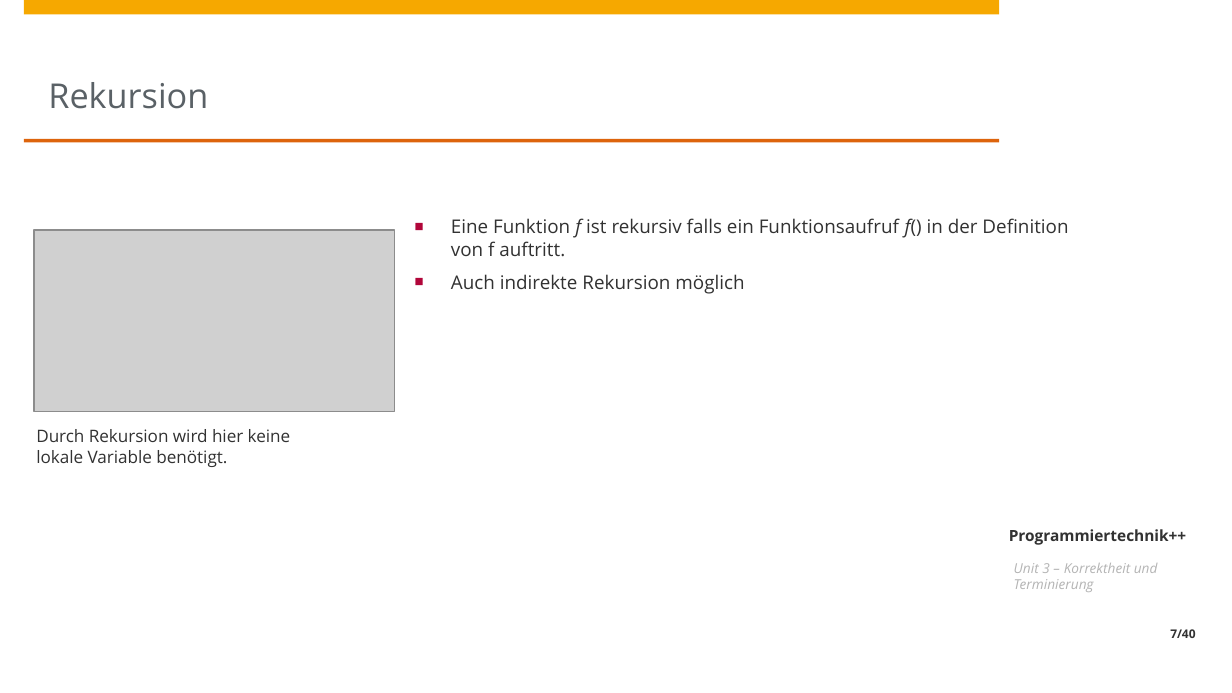
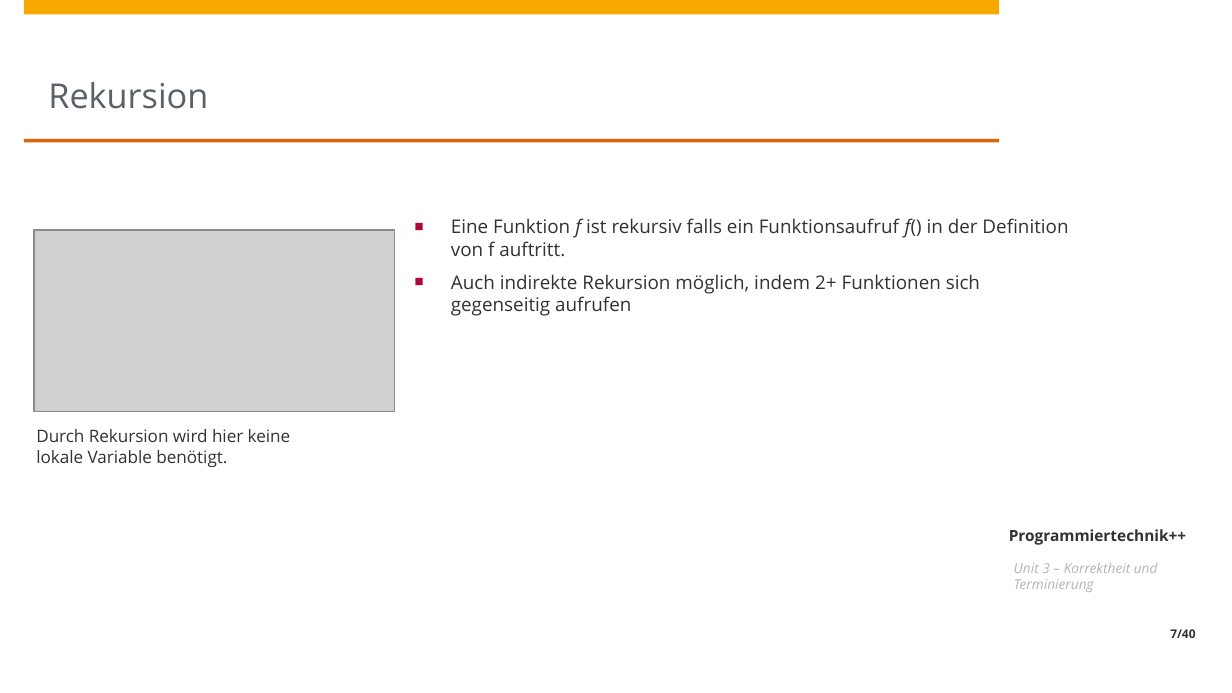
Before and after one commit to HPI-Artificial-Intelligence-Teaching/23-pt2, a slide deck: slide 7 of unit3/Unit3a.pptx. Drawn at 1232x693 pixels with LibreOffice and Linux fonts; fonts in the diff are those of the drawing; grey boxes stand for pictures; background and template pictures are left out. Boxes give left, top, right and bottom in pixels: in the first picture for what was removed or moved away, otherwise in the second. Text is boxed around its words. In the diff, an @@ line names an element or a change of style, - is before the commit and + after.

```diff
--- a/unit3/Unit3a.pptx
+++ b/unit3/Unit3a.pptx
@@ text at bbox=[451, 274, 980, 316]: text changed @@
-■ Auch indirekte Rekursion möglich
+■ Auch indirekte Rekursion möglich, indem 2+ Funktionen sich gegenseitig aufrufen
```
Also in this commit, not shown: 12 other slides changed.
